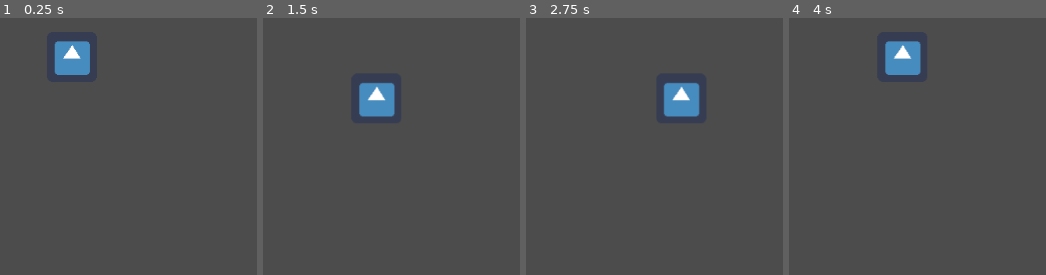
Above: before the commit, frames 1-4 (left to right).
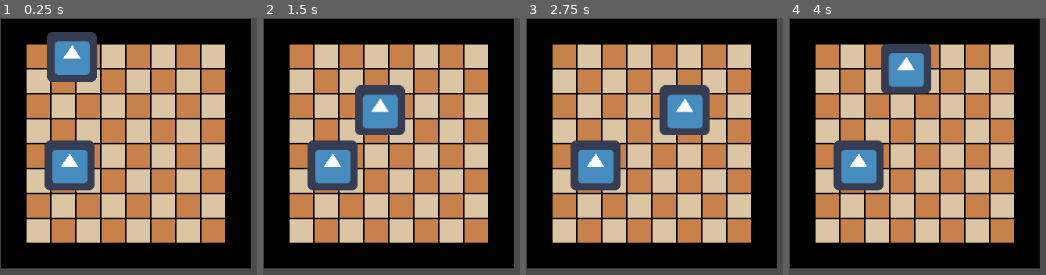
Above: after the commit, the same moments.

Repository: jkamins7/gmtk2022
Game: Godot game, scene res://jkamins7_play.tscn
Two runs of this game, one before a commit and one after it. Both use one fixed random seed, a clock stepped at 60 frames per second and the inputs below. The engine's default icon, where the game draws it, is replaced by a stand-in: a white triangle on a blue panel in a dark square.
Inputs:
- Up to frame 1 (0.25 s): no input
- Up to frame 2 (1.5 s): tap Enter at 0.5 s; hold Right (ui_right) 0.53-1.28 s; tap Space at 1.25 s; hold Down (ui_down) from 1.28 s (still down)
- Up to frame 3 (2.75 s): tap Enter at 2 s; release Down (ui_down) at 2.03 s; hold Right (ui_right) from 2.03 s (still down)
- Up to frame 4 (4 s): tap Space at 2.75 s; release Right (ui_right) at 2.78 s; hold Up (ui_up) 2.78-3.53 s; tap Enter at 3.5 s; hold Left (ui_left) from 3.53 s (still down)

The runs differ from the first frame. In frame 1, 88% of the frame differs, in the area x 0-98%, y 0-98%; in frame 2, 90%; in frame 3, 90%; in frame 4, 90%.

Commit message:
Got pushing working mostly

Diff:
--- a/DieCharacter.gd
+++ b/DieCharacter.gd
@@ -1,5 +1,4 @@
 extends KinematicBody2D
-
 
 # Declare member variables here. Examples:
 # var a = 2
@@ -16,6 +15,7 @@
 
 # Called when the node enters the scene tree for the first time.
 func _ready():
+	my_name = "Player"
 	pass # Replace with function body.
 
 func return_upward_side():
@@ -38,11 +38,6 @@
 func move_right():
 	current_state[0] = current_state[0].rotated(Vector3(0,1,0), PI/2)
 	current_state[1] = current_state[1].rotated(Vector3(0,1,0), PI/2)
-
-	my_name = "Player"
-	event_array.push_back(PushEvent.new(self))
-	event_array.push_back(PushEvent.new(self))
-
 
 	move_and_slide_with_snap(Vector2(1,0)*MOVEMENT_SIZE * 100,Vector2(MOVEMENT_SIZE,MOVEMENT_SIZE))
 	# self.position += Vector2(MOVEMENT_SIZE,0)*10
@@ -85,6 +80,8 @@
 		state = "EVENTS_RUNNING"
 		pass
 
+func add_event(event):
+	event_array.push_back(event)
 
 func run_events_until_empty():
 	if(event_array.empty()):
@@ -96,7 +93,7 @@
 		this_event.run()
 
 # Called every frame. 'delta' is the elapsed time since the previous frame.
-func _process(delta):
+func _physics_process(delta):
 	match state:
 		"WAIT_FOR_INPUT":
 			process_input()
--- a/PushEvent.gd
+++ b/PushEvent.gd
@@ -2,8 +2,13 @@
 class_name PushEvent
 
 var thing_to_move
-func _init(var thing_to_move):
+var direction
+var valid_number
+
+func _init(var thing_to_move, direction = "RIGHT", x = 1):
 	self.thing_to_move = thing_to_move
+	self.direction = direction
+	self.valid_number = x
 
 # Called when the node enters the scene tree for the first time.
 func _ready():
@@ -12,3 +17,14 @@
 func run():
 	print("I moved:")
 	print(thing_to_move.my_name)
+	var current_side = thing_to_move.return_upward_side()
+	if (current_side == self.valid_number):
+		match self.direction:
+			"RIGHT":
+				thing_to_move.move_right()
+			"LEFT":
+				thing_to_move.move_left()
+			"UP":
+				thing_to_move.move_up()
+			"DOWN":
+				thing_to_move.move_down()
--- a/jkamins7_play.tscn
+++ b/jkamins7_play.tscn
@@ -1,10 +1,15 @@
-[gd_scene load_steps=4 format=2]
+[gd_scene load_steps=6 format=2]
 
 [ext_resource path="res://die_rect.tres" type="Shape2D" id=1]
 [ext_resource path="res://DieCharacter.gd" type="Script" id=2]
 [ext_resource path="res://icon.png" type="Texture" id=3]
+[ext_resource path="res://chessboard.tscn" type="PackedScene" id=4]
+[ext_resource path="res://some_tile.gd" type="Script" id=5]
 
 [node name="Node2D" type="Node2D"]
+
+[node name="TileMap" parent="." instance=ExtResource( 4 )]
+position = Vector2( 1, 1 )
 
 [node name="RigidBody2D" type="KinematicBody2D" parent="."]
 position = Vector2( 92, 50 )
@@ -18,3 +23,25 @@
 
 [node name="CollisionShape2D" type="CollisionShape2D" parent="RigidBody2D"]
 shape = ExtResource( 1 )
+
+[node name="Hurtbox" type="Area2D" parent="RigidBody2D"]
+position = Vector2( 122, 116 )
+
+[node name="CollisionShape2D" type="CollisionShape2D" parent="RigidBody2D/Hurtbox"]
+position = Vector2( -122, -116 )
+shape = ExtResource( 1 )
+
+[node name="Test" type="Sprite" parent="."]
+position = Vector2( 89, 189 )
+texture = ExtResource( 3 )
+__meta__ = {
+"_edit_group_": true
+}
+
+[node name="Hitbox" type="Area2D" parent="Test"]
+script = ExtResource( 5 )
+
+[node name="CollisionShape2D" type="CollisionShape2D" parent="Test/Hitbox"]
+shape = ExtResource( 1 )
+
+[connection signal="area_entered" from="Test/Hitbox" to="Test/Hitbox" method="_on_Hitbox_area_entered"]
--- /dev/null
+++ b/some_tile.gd
@@ -0,0 +1,20 @@
+extends Area2D
+
+
+# Declare member variables here. Examples:
+# var a = 2
+# var b = "text"
+
+
+# Called when the node enters the scene tree for the first time.
+func _ready():
+	pass # Replace with function body.
+
+
+# Called every frame. 'delta' is the elapsed time since the previous frame.
+#func _process(delta):
+#	pass
+
+func _on_Hitbox_area_entered(area):
+	area.get_parent().add_event(PushEvent.new(area.get_parent(), "RIGHT", 2))
+	pass # Replace with function body.
